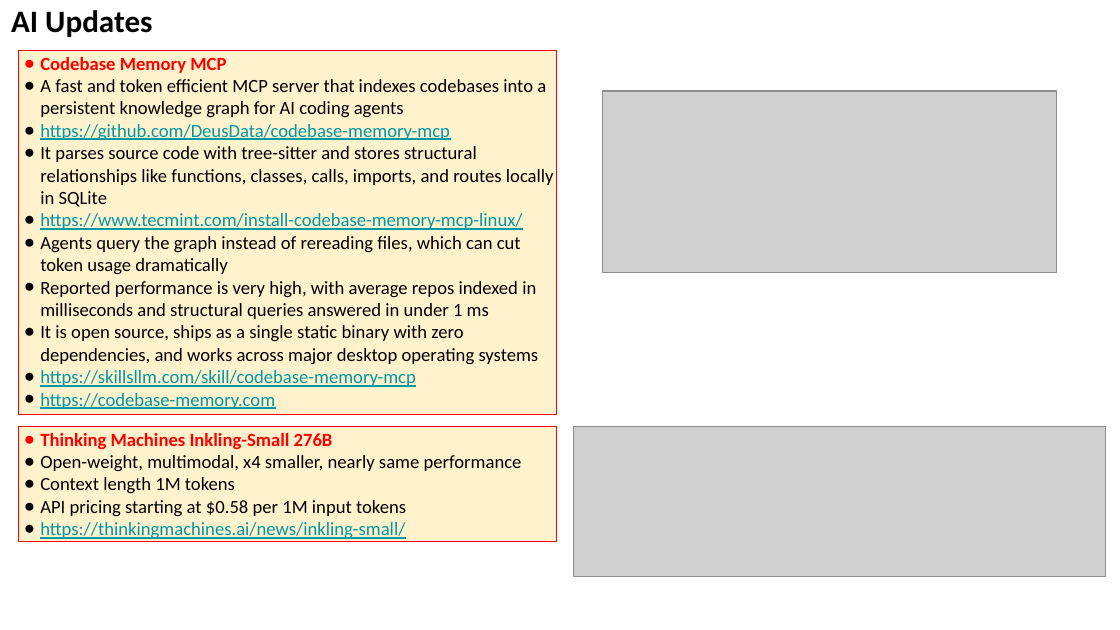
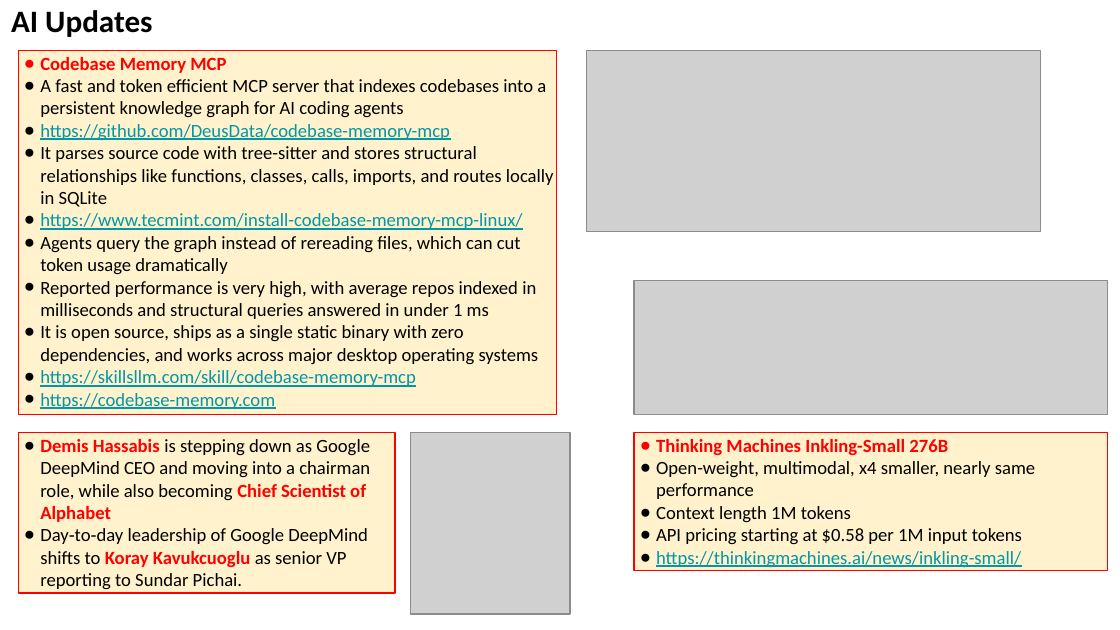
Before and after one commit to lselector/seminar, a slide deck: slide 5 of 2026/2026-08-07-AI-Updates.pptx. Drawn at 1120x630 pixels with LibreOffice and Linux fonts; fonts in the diff are those of the drawing; grey boxes stand for pictures. Boxes give left, top, right and bottom in pixels: in the first picture for what was removed or moved away, otherwise in the second. Text is boxed around its words. In the diff, an @@ line names an element or a change of style, - is before the commit and + after.

```diff
--- a/2026/2026-08-07-AI-Updates.pptx
+++ b/2026/2026-08-07-AI-Updates.pptx
@@ picture: place and size @@
-picture at <box>603,91,1056,272</box>
+picture at <box>587,50,1040,232</box>
@@ picture added at <box>634,281,1108,414</box> @@
@@ rectangle added at <box>18,432,394,592</box>, fill #FFF2CC, outline #FF0000 0.75 pt, 12 pt, text #000000 @@
+● Demis Hassabis is stepping down as Google DeepMind CEO and moving into a chairman role, while also becoming Chief Scientist of Alphabet
+● Day‑to‑day leadership of Google DeepMind shifts to Koray Kavukcuoglu as senior VP reporting to Sundar Pichai.
@@ picture added at <box>410,432,570,614</box> @@
@@ picture removed at <box>573,427,1105,577</box> @@
@@ rectangle "Thinking Machines Inkling-Small 276B": place and size @@
-rectangle "Thinking Machines Inkling-Small 276B" at <box>18,427,556,542</box>
+rectangle "Thinking Machines Inkling-Small 276B" at <box>634,432,1108,570</box>
```
Also in this commit, not shown: 13 other slides changed, 7 slides added.
